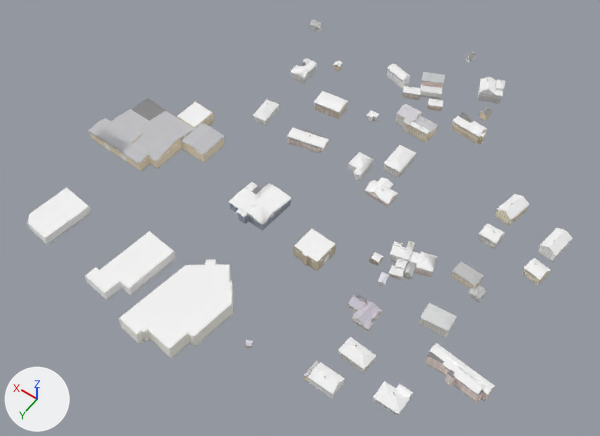
Renders of the glTF model world/buildings/b_-30_1.glb from each side of a commit.
Camera for both pictures: a 50 mm lens placed at (-7718.0, -112.0, 631.0), pointed at (-7550.0, -347.0, 262.0). The axes (+X, +Y, +Z) are drawn at lower left. The lights are the same throughout. The picture after the commit comes second. Vertices at exactly the same position are counted once.

In view in the first picture: 'bld'.
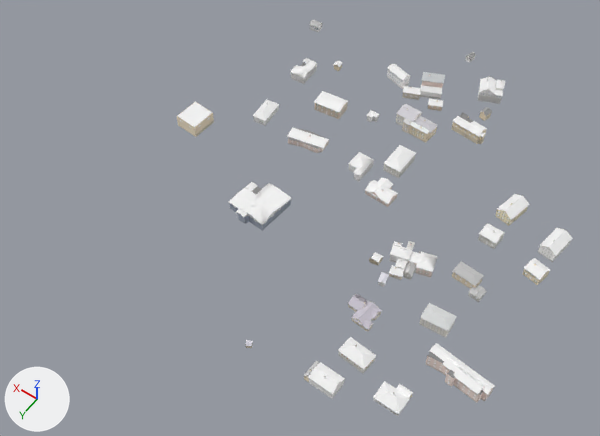
What differs and where, as boxes [x1, y1, x2, y2] in the pictures (600 x 436 px):
'bld', reshaped (27% narrower)
    before: [27, 20, 573, 416]
    after: [177, 20, 573, 416]
part 1 of me_bld, deleted
    before: [27, 109, 336, 359]
part 2 of me_bld, cut back
    before: [88, 98, 224, 170]
    after: [177, 112, 213, 136]

Edits to the bpy script that builds the scene:
```text
Change me_bld:
    used by ob_bld; location = (0.0, 0.0, 0.0)
    remove me_bld.from_pydata(...)  # 18097 vertices, 13006 faces; spans x -7688.0..-7415.0, y -504.0..-233.0, z 261.0..289.0
    add me_bld.from_pydata(...)  # 16374 vertices, 11618 faces; spans x -7688.0..-7451.0, y -504.0..-263.0, z 261.0..289.0
    me_bld part 1: 252 loose pieces with 1484 vertices, spanning x -7581.0..-7415.0, y -364.0..-233.0, z 265.0..276.0, are deleted
    me_bld part 2
    249 vertices are removed from x -7484.0..-7415.0, y -364.0..-318.0, z 266.0..276.0
    285 faces are deleted
    5 vertices move within x -7466.0..-7455.0, y -359.0..-358.0, z 272.0..274.0
    10 vertices are added at x -7455.0..-7453.0, y -359.0, z 272.0..273.0
    33 new faces join them
```
